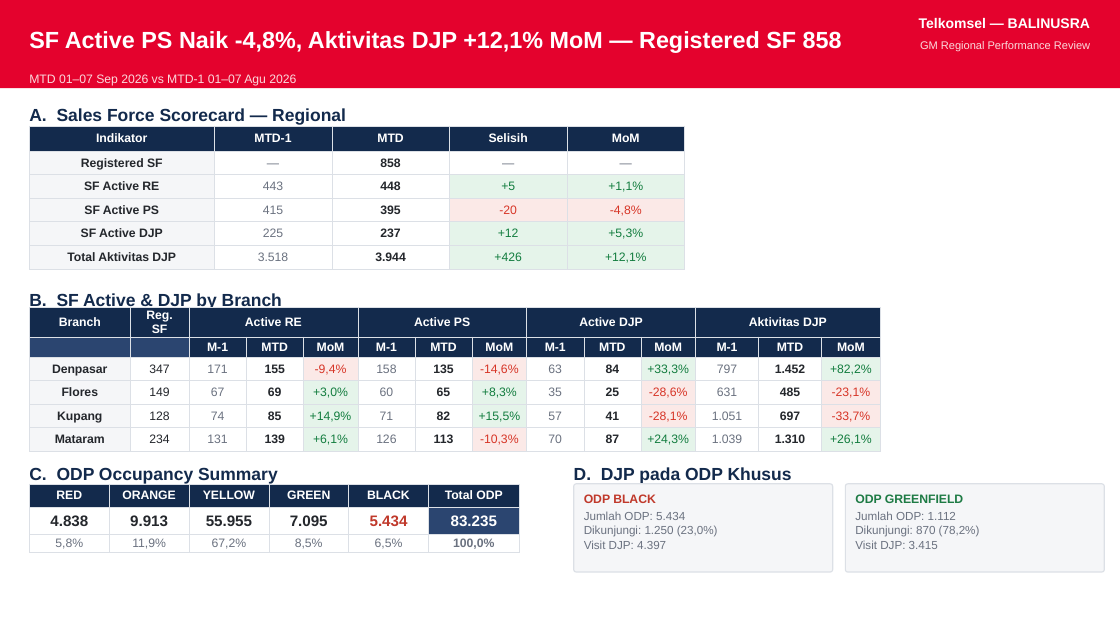
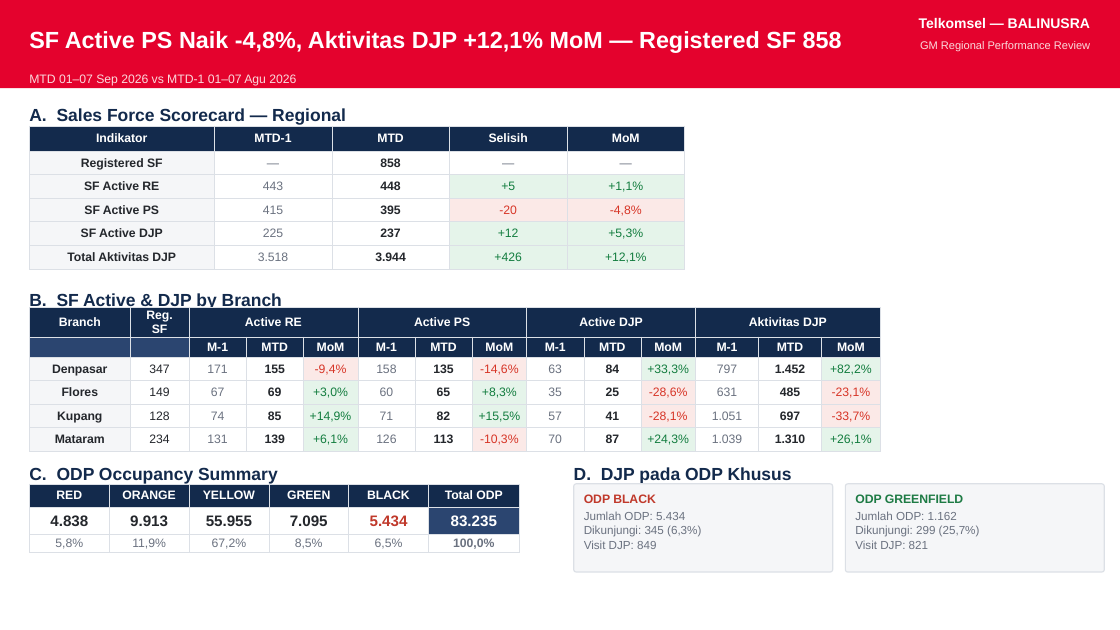
Before and after one commit to linktreehhbalnus-eng/wow_balnus, a slide deck: slide 7 of reports/BALINUSRA_GM_PERFORMANCE_SUMMARY_20260907_INARA.pptx. Drawn at 1120x630 pixels with LibreOffice and Linux fonts; fonts in the diff are those of the drawing. Boxes give left, top, right and bottom in pixels: in the first picture for what was removed or moved away, otherwise in the second. Text is boxed around its words. In the diff, an @@ line names an element or a change of style, - is before the commit and + after.

```diff
--- a/reports/BALINUSRA_GM_PERFORMANCE_SUMMARY_20260907_INARA.pptx
+++ b/reports/BALINUSRA_GM_PERFORMANCE_SUMMARY_20260907_INARA.pptx
@@ text at <box>584,511,701,549</box>: text changed @@
-Jumlah ODP: 5.434
-Dikunjungi: 1.250 (23,0%)
-Visit DJP: 4.397
+Jumlah ODP: 5.434
+Dikunjungi: 345 (6,3%)
+Visit DJP: 849
@@ text at <box>855,511,980,549</box>: text changed @@
-Jumlah ODP: 1.112
-Dikunjungi: 870 (78,2%)
-Visit DJP: 3.415
+Jumlah ODP: 1.162
+Dikunjungi: 299 (25,7%)
+Visit DJP: 821
```
Also in this commit, not shown: 12 other files.
